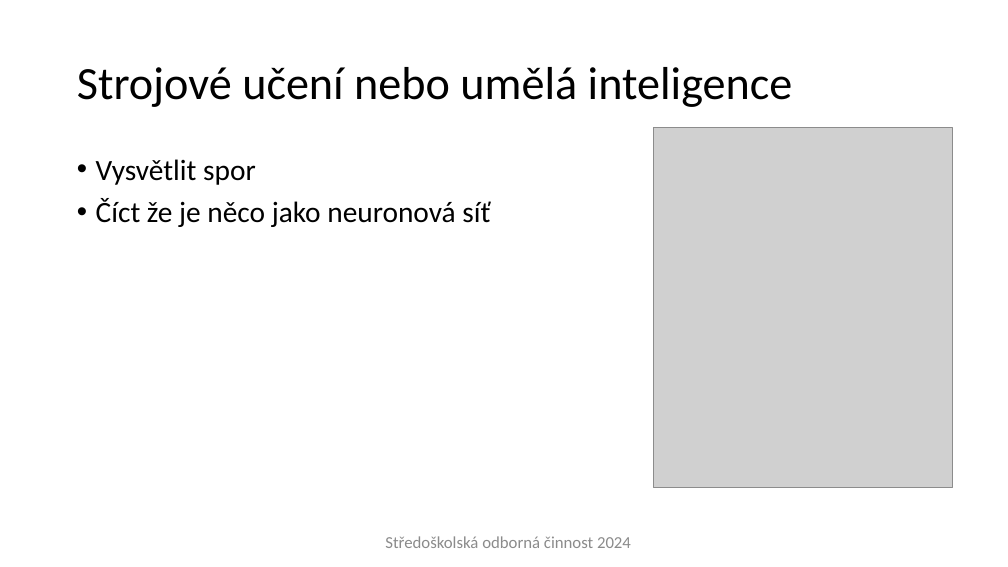
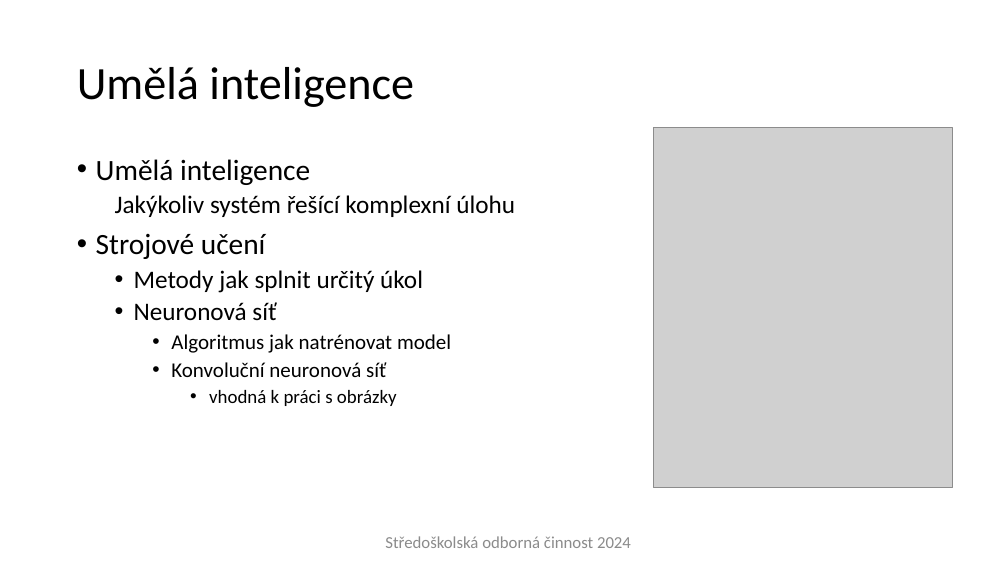
Before and after one commit to Plice13/LunarEagle, a slide deck: slide 6 of SOC - prezentace.pptx. Drawn at 1008x567 pixels with LibreOffice and Linux fonts; fonts in the diff are those of the drawing; grey boxes stand for pictures; background and template pictures are left out. Boxes give left, top, right and bottom in pixels: in the first picture for what was removed or moved away, otherwise in the second. Text is boxed around its words. In the diff, an @@ line names an element or a change of style, - is before the commit and + after.

```diff
--- a/SOC - prezentace.pptx
+++ b/SOC - prezentace.pptx
@@ title at [77, 67, 414, 107]: text changed @@
-Strojové učení nebo umělá inteligence
+Umělá inteligence
@@ text at [96, 159, 515, 406]: text changed; size 28 to 24 pt @@
-• Vysvětlit spor
-• Číct že je něco jako neuronová síť
+• Umělá inteligence
+  Jakýkoliv systém řešící komplexní úlohu
+• Strojové učení
+  • Metody jak splnit určitý úkol
+  • Neuronová síť
+    • Algoritmus jak natrénovat model
+    • Konvoluční neuronová síť
+      • vhodná k práci s obrázky
```
Also in this commit, not shown: 7 other slides changed, 2 other files.
